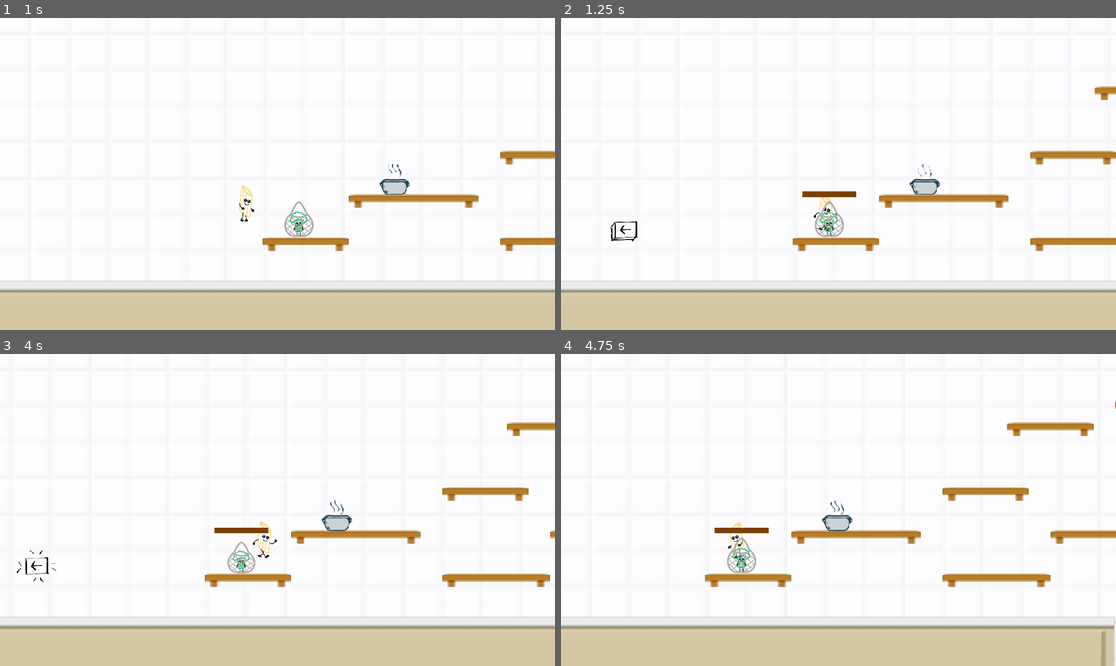
Above: before the commit, frames 1-4 (two rows, left to right).
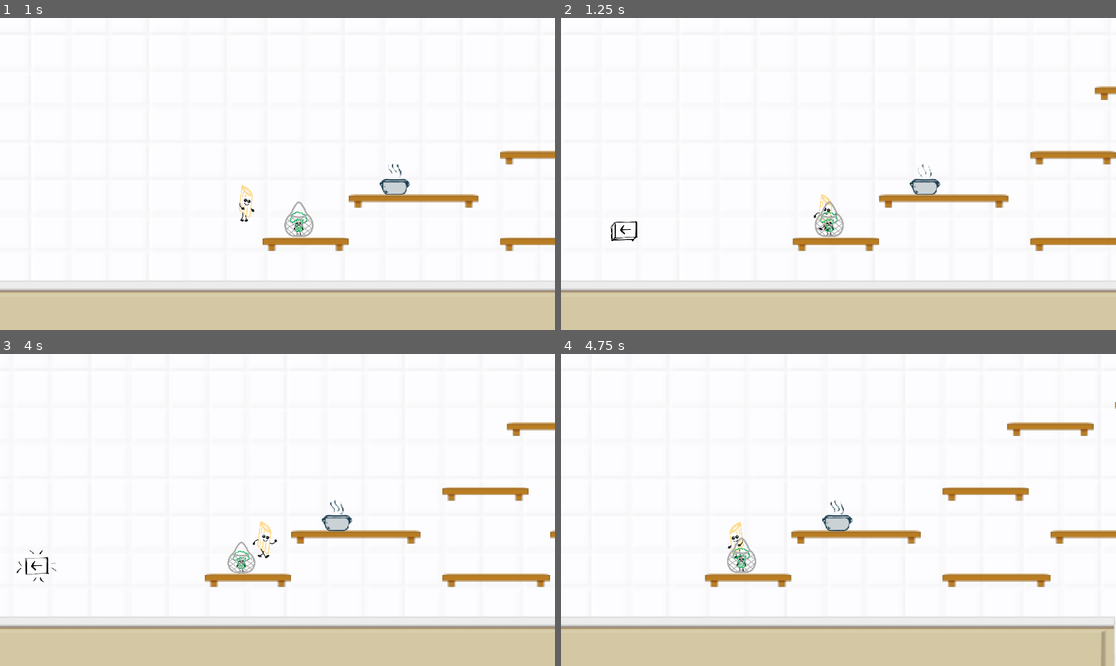
Above: after the commit, the same moments.

Repository: johannaeklundh/penneforyourlife
Game: Godot game, scene res://Assets/Scenes/Areas/area_1.tscn
The game is run twice, just before and just after one commit, with the same random seed, the same clock (stepped at 60 frames per second) and the same inputs.
Inputs:
- Up to frame 1 (1 s): hold Right (move_right) from 0.53 s (still down); tap E (interact) at 0.6 s; tap Space (jump) at 0.77 s
- Up to frame 2 (1.25 s): keep holding Right (move_right)
- Up to frame 3 (4 s): tap E (interact) every 0.75 s from 1.35 to 3.6 s; tap Space (jump) at 1.52, 3.02, 3.77 s; release Right (move_right) at 2.03 s; hold Left (move_left) 2.03-2.78 s; hold Right (move_right) from 2.78 s (still down)
- Up to frame 4 (4.75 s): release Right (move_right) at 4.28 s; hold Left (move_left) from 4.28 s (still down); tap E (interact) at 4.35 s; tap Space (jump) at 4.52 s

Frame 1 is identical in both runs. In frame 2, 0.2% of the frame differs, in the area x 43-54%, y 55-58%; in frame 3, 0.2%; in frame 4, 0.2%.

Commit message:
Added shaking feedback for freeing friend

Diff:
--- a/Assets/Scenes/Areas/area_1.tscn
+++ b/Assets/Scenes/Areas/area_1.tscn
@@ -11,9 +11,8 @@
 [ext_resource type="Texture2D" uid="uid://cj527o0asfxi1" path="res://Assets/Sprites/spaceButton.png" id="9_0ufq0"]
 [ext_resource type="Script" uid="uid://mi2edq0k7tpa" path="res://Assets/Scripts/friend.gd" id="10_u1wc8"]
 [ext_resource type="Texture2D" uid="uid://4rg4kgpb7xmp" path="res://Assets/Sprites/broccoliIdle.png" id="11_xl8b6"]
-[ext_resource type="Texture2D" uid="uid://0sc2axlqm3rd" path="res://Assets/Sprites/rope_under.png" id="12_6rwvx"]
 [ext_resource type="Texture2D" uid="uid://dydojivpgfxdj" path="res://Assets/Sprites/broccoliStuck.png" id="12_ys1tx"]
-[ext_resource type="Texture2D" uid="uid://0hpuuk3mm7sp" path="res://Assets/Sprites/rope_progress.png" id="13_xl8b6"]
+[ext_resource type="Texture2D" uid="uid://ugu08h1sfs0t" path="res://Assets/Sprites/ropeSprinkles.png" id="15_ys1tx"]
 
 [sub_resource type="AtlasTexture" id="AtlasTexture_les6p"]
 atlas = ExtResource("5_nlyig")
@@ -292,7 +291,7 @@
 position = Vector2(107, -42)
 scale = Vector2(0.07, 0.07)
 sprite_frames = SubResource("SpriteFrames_u0xoj")
-animation = &"idle"
+animation = &"stuck"
 offset = Vector2(0, -50)
 
 [node name="Area2D" type="Area2D" parent="Friend"]
@@ -305,14 +304,28 @@
 shape = SubResource("CapsuleShape2D_7lgy5")
 
 [node name="RopeBar" type="TextureProgressBar" parent="Friend"]
+visible = false
 offset_left = 87.0
 offset_top = -66.0
 offset_right = 287.0
 offset_bottom = -46.0
 scale = Vector2(0.2, 0.2)
 max_value = 20.0
-texture_under = ExtResource("12_6rwvx")
-texture_progress = ExtResource("13_xl8b6")
+
+[node name="RopeParticles" type="CPUParticles2D" parent="Friend"]
+position = Vector2(106, -43)
+emitting = false
+amount = 6
+texture = ExtResource("15_ys1tx")
+lifetime = 0.4
+one_shot = true
+explosiveness = 1.0
+randomness = 1.0
+emission_shape = 2
+emission_sphere_radius = 8.0
+spread = 180.0
+initial_velocity_min = 20.0
+initial_velocity_max = 20.0
 
 [node name="Pit" type="Area2D" parent="."]
 
--- a/Assets/Scripts/friend.gd
+++ b/Assets/Scripts/friend.gd
@@ -7,11 +7,10 @@
 var player_near := false
 var freed := false
 var press_count := 0
-const PRESS_LIMIT := 20
+const PRESS_LIMIT := 10
 
 func _ready() -> void:
 	anim_sprite.play("stuck")
-	rope_bar.hide()
 	rope_bar.min_value = 0
 	rope_bar.max_value = PRESS_LIMIT
 	rope_bar.value = 0
@@ -23,9 +22,9 @@
 		press_count += 1
 		rope_bar.value = press_count
 
-		#rope_bar.scale = Vector2(0.3, 0.3)
-		#rope_bar.create_tween().tween_property(rope_bar, "scale", Vector2(0.2, 0.2), 0.1)
-		shake_bar()
+		# feedback
+		shake_friend()
+		burst_particles()
 
 		if press_count >= PRESS_LIMIT:
 			_free_friend()
@@ -44,11 +43,14 @@
 	freed = true
 	#anim_sprite.frame = 1  # happy
 	anim_sprite.play("idle")
-	rope_bar.hide()
 	print("Friend is freed!")
 
-func shake_bar():
+func shake_friend():
 	var tween = create_tween()
-	tween.tween_property(rope_bar, "position:x", rope_bar.position.x + 3, 0.05)
-	tween.tween_property(rope_bar, "position:x", rope_bar.position.x - 3, 0.05)
-	tween.tween_property(rope_bar, "position:x", rope_bar.position.x, 0.05)
+	tween.tween_property(anim_sprite, "position:x", anim_sprite.position.x + 2, 0.05)
+	tween.tween_property(anim_sprite, "position:x", anim_sprite.position.x - 2, 0.05)
+	tween.tween_property(anim_sprite, "position:x", anim_sprite.position.x, 0.05)
+
+func burst_particles():
+	$RopeParticles.emitting = false
+	$RopeParticles.emitting = true
Not shown: 1 places in Assets/Scenes/Areas/area_1.tscn that only renumber resources
Binary file added: Assets/Sprites/ropeSprinkles.png
Not shown, added: Assets/Sprites/ropeSprinkles.png.import
